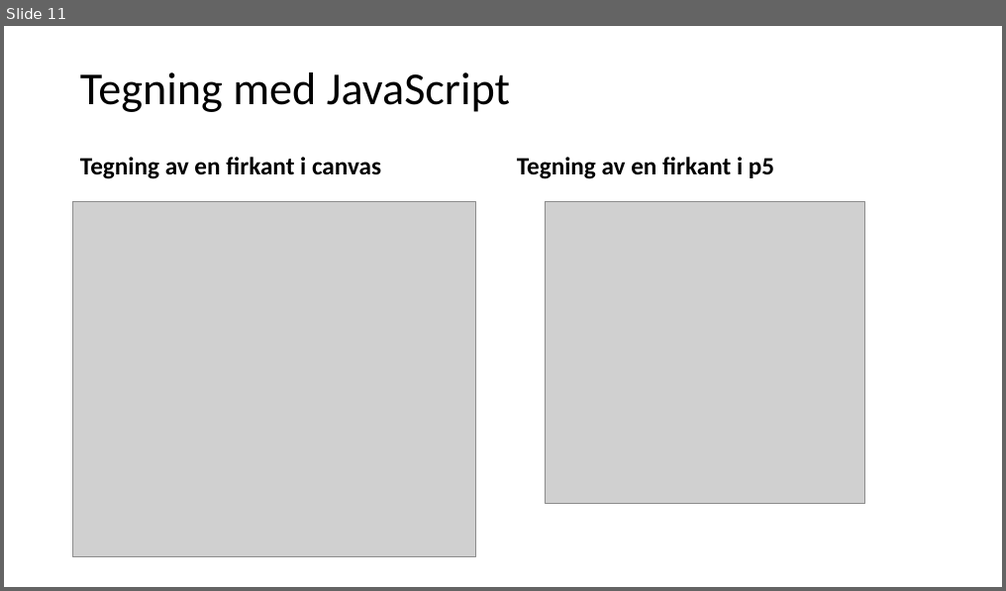
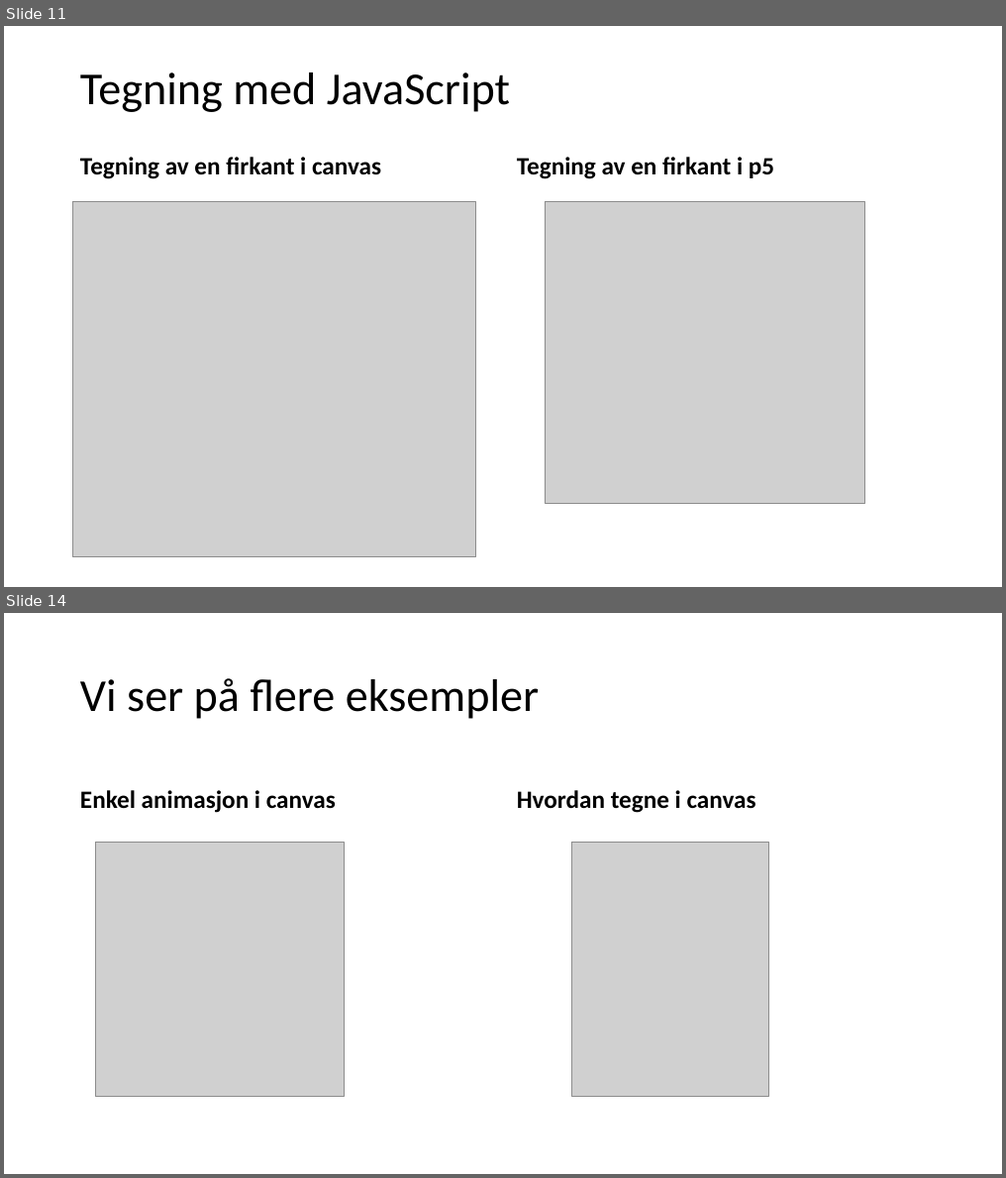
Before and after one commit to AizanM/IT2, a slide deck: Uke 36/Uke 36.pptx. Shown one above the other, each under a label of ours: slide 11 before the commit, slides 11 and 14 after it; the slides between them are not shown. The pictures are 1006x591 and 1006x1178 pixels, drawn with LibreOffice and Linux fonts; fonts in the diff are those of the drawing; grey boxes stand for pictures. Boxes give left, top, right and bottom in pixels: in the first picture for what was removed or moved away, otherwise in the second. Text is boxed around its words. In the diff, an @@ line names an element or a change of style, - is before the commit and + after.

```diff
--- a/Uke 36/Uke 36.pptx
+++ b/Uke 36/Uke 36.pptx
@@ slide 14 added at (4, 613, 1002, 1174), background #FFFFFF @@
@@ title added at (80, 678, 539, 719), 44 pt, text #000000 @@
+Vi ser på flere eksempler
@@ text added at (80, 790, 336, 813), 24 pt, text #000000, bold @@
+Enkel animasjon i canvas
@@ text added at (517, 790, 756, 813), 24 pt, text #000000, bold @@
+Hvordan tegne i canvas
@@ picture added at (95, 842, 344, 1096) @@
@@ picture added at (572, 842, 770, 1096) @@
```
Also in this commit, not shown: 3 slides changed, 6 other files.
